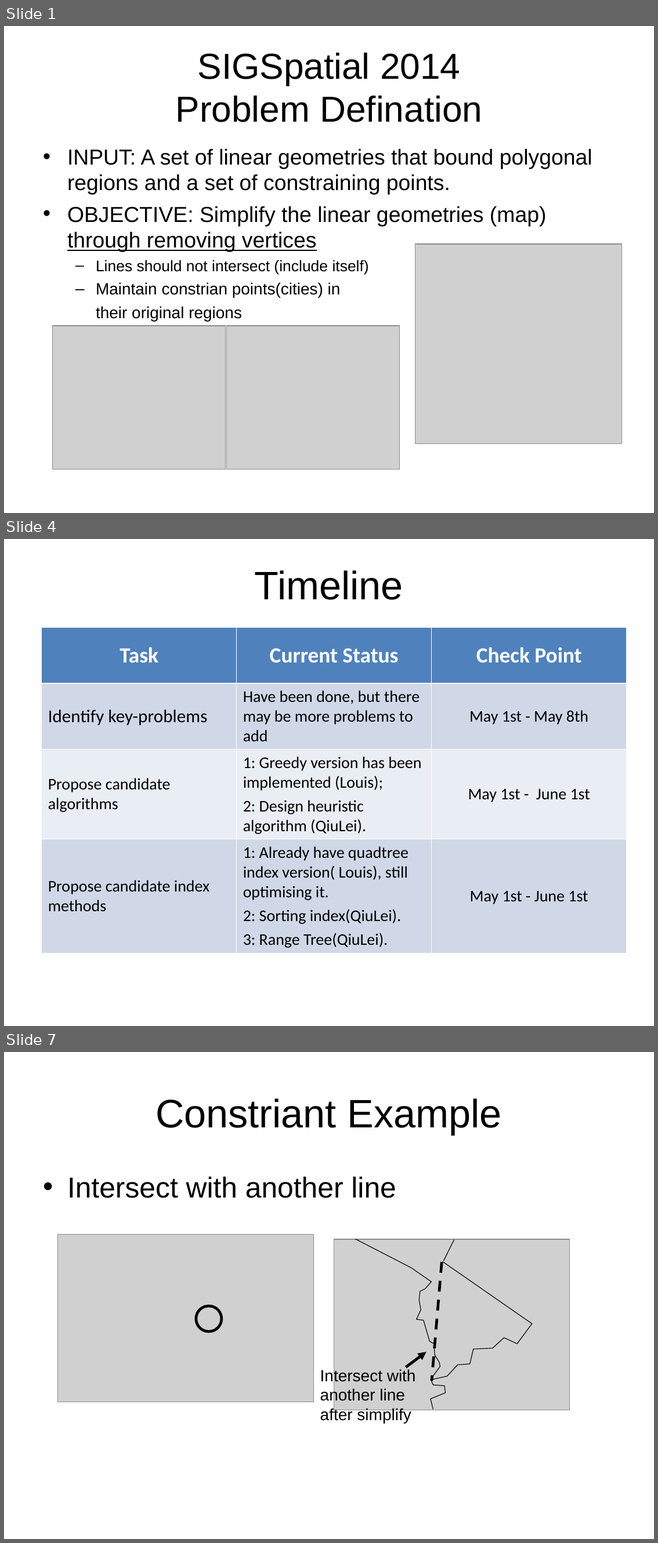
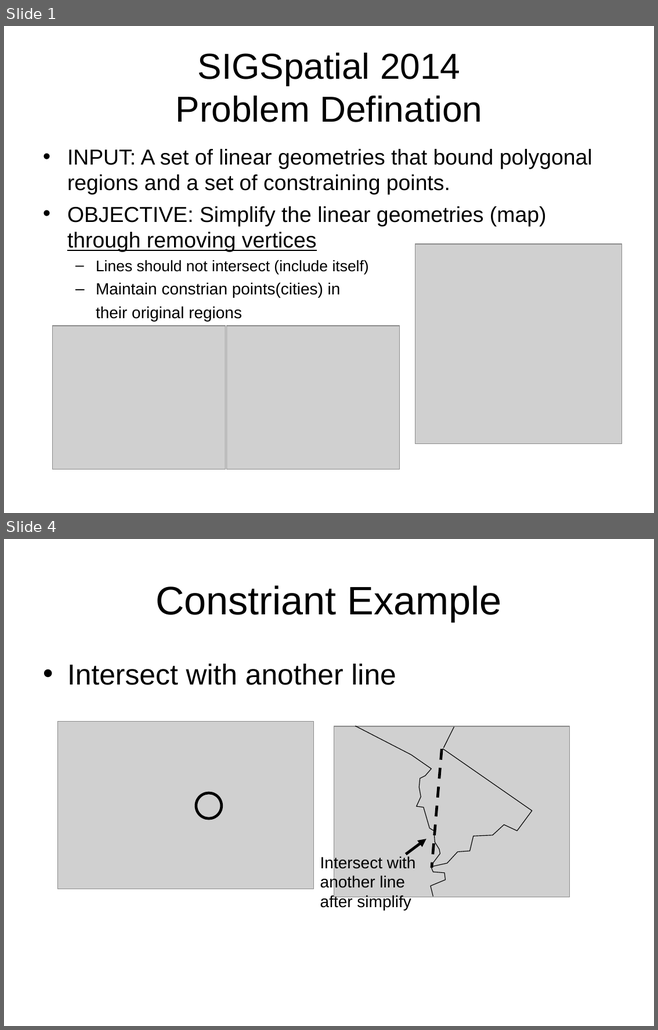
Before and after one commit to xdoobx/2014demo, a slide deck: docs/currentwork_05_06_2014.ppt. Shown one above the other, each under a label of ours: slides 1, 4 and 7 before the commit, slides 1 and 4 after it; the slides between them are not shown. The pictures are 658x1543 and 658x1030 pixels, drawn with LibreOffice and Linux fonts; fonts in the diff are those of the drawing; grey boxes stand for pictures. Boxes give left, top, right and bottom in pixels: in the first picture for what was removed or moved away, otherwise in the second. Text is boxed around its words. In the diff, an @@ line names an element or a change of style, - is before the commit and + after.

```diff
--- a/docs/currentwork_05_06_2014.ppt
+++ b/docs/currentwork_05_06_2014.ppt
@@ slide 4 removed at (4, 539, 654, 1026), background #FFFFFF @@
@@ title removed at (255, 570, 403, 600) @@
-Timeline
@@ table removed at (42, 627, 626, 950), 4 rows, 3 columns @@
-Task | Current Status | Check Point
-Identify key-problems | Have been done, but there may be more problems to add | May 1st - May 8th
-Propose candidate algorithms | 1: Greedy version has been implemented (Louis); / 2: Design heuristic algorithm (QiuLei). | May 1st - June 1st
-Propose candidate index methods | 1: Already have quadtree index version( Louis), still optimising it. / 2: Sorting index(QiuLei). / 3: Range Tree(QiuLei). | May 1st - June 1st
@@ what was slide 7 is now slide 4 @@
```
Also in this commit, not shown: 3 slides changed, 4 other slides removed, 1 other file.
